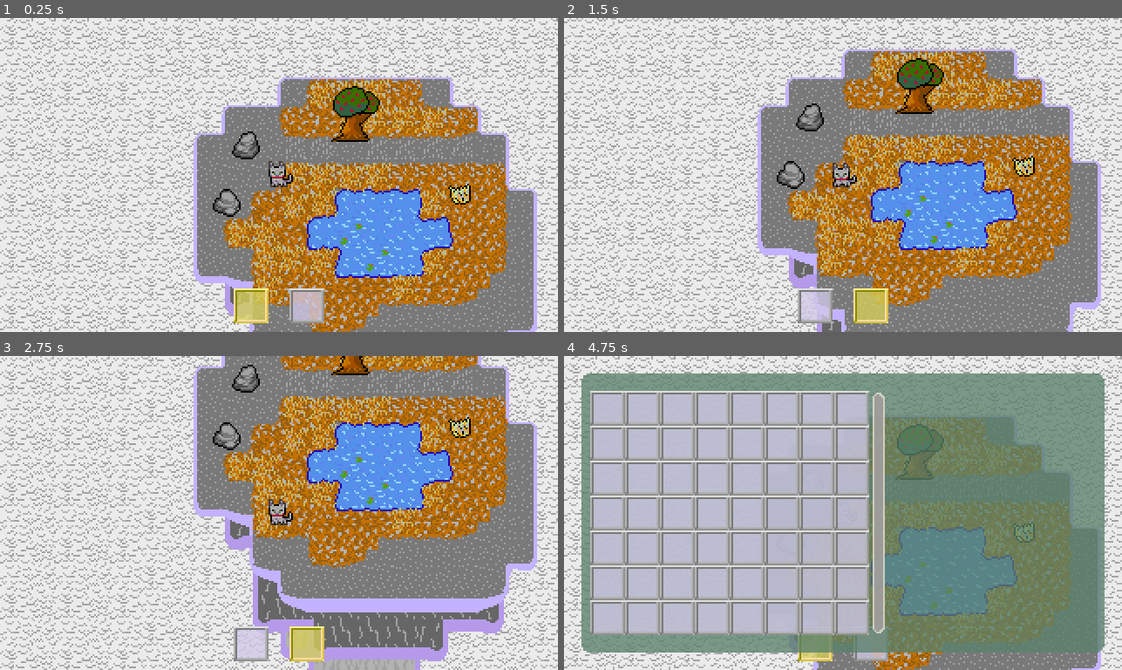
Above: before the commit, frames 1-4 (two rows, left to right).
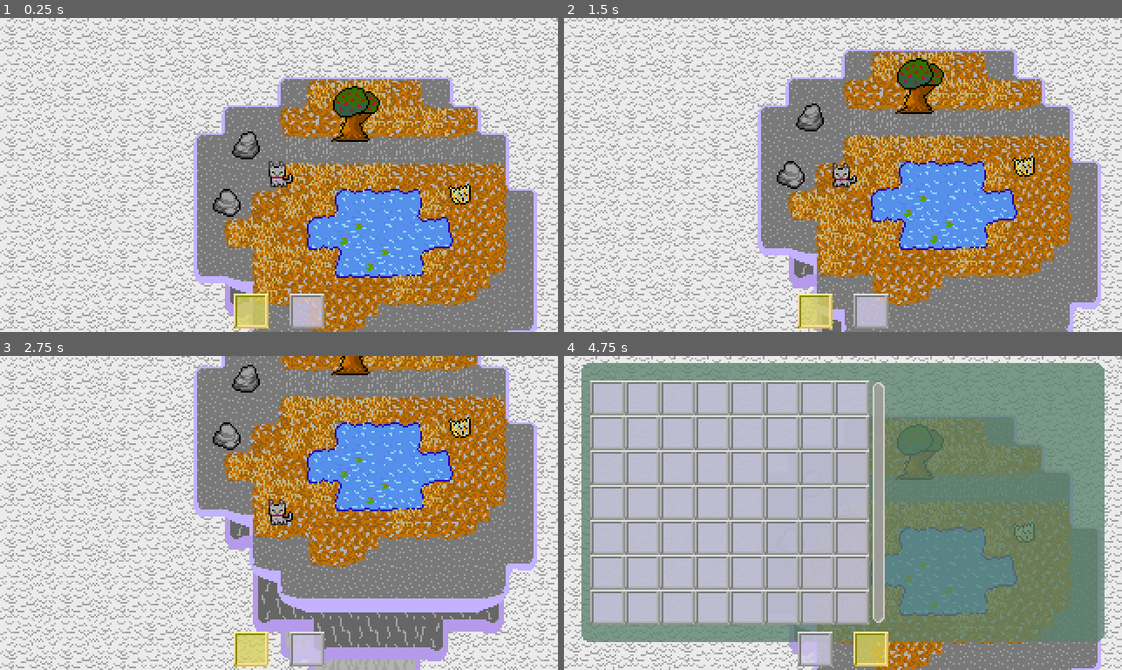
Above: after the commit, the same moments.

Repository: Tsunami014/SkyIslands
Game: Godot game, scene res://Main.tscn
Same seed, same stepped clock (60 frames per second), same inputs: the game is played once before the commit and once after it.
Inputs:
- Up to frame 1 (0.25 s): no input
- Up to frame 2 (1.5 s): tap Enter at 0.5 s; hold 2 (hotbar_right, bound only after the commit) 0.53-1.28 s; tap Tab (change_hotbar, bound only before the commit) at 0.6 s; tap Space (collect) at 0.8, 1.25, 1.35 s; hold Down (move_down) from 1.28 s (still down)
- Up to frame 3 (2.75 s): tap Tab (change_hotbar, bound only before the commit) at 1.55, 2.1 s; release Down (move_down) at 2.03 s; hold 2 (hotbar_right, bound only after the commit) from 2.03 s (still down); tap Space (collect) at 2.3 s
- Up to frame 4 (4.75 s): tap Enter at 2.75 s; release 2 (hotbar_right, bound only after the commit) at 2.78 s; hold Up (move_up) 2.78-3.53 s; tap Space (collect) at 2.85, 3.8 s; tap Tab (change_hotbar, bound only before the commit) at 3.05, 4.55 s; hold 1 (hotbar_left, bound only after the commit) from 3.53 s (still down); tap Alt at 3.6 s; tap E (inventory) at 4.15 s; tap Shift at 4.35 s

The runs differ from the first frame. In frame 1, 0.6% of the frame differs, in the area x 41-59%, y 86-99%; in frame 2, 1.5%; in frame 3, 1.6%; in frame 4, 22%, in the area x 3-97%, y 2-99%.

Commit message:
Made the hotbar user selectable!

Diff:
--- a/game/Main.tscn
+++ b/game/Main.tscn
@@ -59,14 +59,6 @@
 [sub_resource type="RectangleShape2D" id="RectangleShape2D_20pc6"]
 size = Vector2(14, 14)
 
-[sub_resource type="AtlasTexture" id="AtlasTexture_wkp8b"]
-atlas = ExtResource("8_trn2v")
-region = Rect2(0, 0, 20, 20)
-
-[sub_resource type="AtlasTexture" id="AtlasTexture_20pc6"]
-atlas = ExtResource("8_trn2v")
-region = Rect2(0, 0, 20, 20)
-
 [sub_resource type="StyleBoxFlat" id="StyleBoxFlat_wkp8b"]
 bg_color = Color(0.3529412, 0.5058824, 0.41960785, 0.78431374)
 corner_radius_top_left = 6
@@ -114,6 +106,14 @@
 atlas = ExtResource("11_20pc6")
 region = Rect2(0, 0, 16, 16)
 
+[sub_resource type="AtlasTexture" id="AtlasTexture_wkp8b"]
+atlas = ExtResource("8_trn2v")
+region = Rect2(0, 0, 20, 20)
+
+[sub_resource type="AtlasTexture" id="AtlasTexture_20pc6"]
+atlas = ExtResource("8_trn2v")
+region = Rect2(0, 0, 20, 20)
+
 [node name="Node2D" type="Node2D"]
 
 [node name="CloudBg" type="Parallax2D" parent="."]
@@ -206,36 +206,6 @@
 
 [node name="Camera2D" type="Camera2D" parent="Player"]
 position = Vector2(-1, 1)
-
-[node name="Container" type="Control" parent="Player/Camera2D"]
-layout_mode = 3
-anchors_preset = 8
-anchor_left = 0.5
-anchor_top = 0.5
-anchor_right = 0.5
-anchor_bottom = 0.5
-offset_top = 85.0
-offset_bottom = 85.0
-grow_horizontal = 2
-grow_vertical = 2
-
-[node name="Hotbar" type="TextureRect" parent="Player/Camera2D/Container"]
-layout_mode = 0
-offset_left = -26.0
-offset_top = -20.0
-offset_right = -6.0
-texture = SubResource("AtlasTexture_wkp8b")
-script = ExtResource("9_wkp8b")
-metadata/_custom_type_script = "uid://bpfh1gnb20nrk"
-
-[node name="Hotbar2" type="TextureRect" parent="Player/Camera2D/Container"]
-layout_mode = 0
-offset_left = 6.0
-offset_top = -20.0
-offset_right = 26.0
-texture = SubResource("AtlasTexture_20pc6")
-script = ExtResource("9_wkp8b")
-metadata/_custom_type_script = "uid://bpfh1gnb20nrk"
 
 [node name="Inventory" type="Panel" parent="Player/Camera2D"]
 unique_name_in_owner = true
@@ -245,9 +215,9 @@
 anchor_right = 0.5
 anchor_bottom = 0.5
 offset_left = -150.0
-offset_top = -80.0
+offset_top = -86.0
 offset_right = 150.0
-offset_bottom = 80.0
+offset_bottom = 74.0
 grow_horizontal = 2
 grow_vertical = 2
 theme_override_styles/panel = SubResource("StyleBoxFlat_wkp8b")
@@ -289,9 +259,9 @@
 [node name="Preview" type="Panel" parent="Player/Camera2D/Inventory"]
 layout_mode = 0
 offset_left = 179.0
-offset_top = 3.0
+offset_top = 6.0
 offset_right = 297.0
-offset_bottom = 157.0
+offset_bottom = 154.0
 theme_override_styles/panel = SubResource("StyleBoxFlat_c6i3y")
 
 [node name="Img" type="TextureRect" parent="Player/Camera2D/Inventory/Preview"]
@@ -303,6 +273,36 @@
 offset_bottom = 19.0
 scale = Vector2(2, 2)
 texture = SubResource("AtlasTexture_c6i3y")
+
+[node name="Container" type="Control" parent="Player/Camera2D"]
+layout_mode = 3
+anchors_preset = 8
+anchor_left = 0.5
+anchor_top = 0.5
+anchor_right = 0.5
+anchor_bottom = 0.5
+offset_top = 88.0
+offset_bottom = 88.0
+grow_horizontal = 2
+grow_vertical = 2
+
+[node name="Hotbar" type="TextureRect" parent="Player/Camera2D/Container"]
+layout_mode = 0
+offset_left = -26.0
+offset_top = -20.0
+offset_right = -6.0
+texture = SubResource("AtlasTexture_wkp8b")
+script = ExtResource("9_wkp8b")
+metadata/_custom_type_script = "uid://bpfh1gnb20nrk"
+
+[node name="Hotbar2" type="TextureRect" parent="Player/Camera2D/Container"]
+layout_mode = 0
+offset_left = 6.0
+offset_top = -20.0
+offset_right = 26.0
+texture = SubResource("AtlasTexture_20pc6")
+script = ExtResource("9_wkp8b")
+metadata/_custom_type_script = "uid://bpfh1gnb20nrk"
 
 [connection signal="body_entered" from="Map/Rock" to="Map/Rock" method="_on_body_entered"]
 [connection signal="body_exited" from="Map/Rock" to="Map/Rock" method="_on_body_exited"]
--- a/game/collect.gd
+++ b/game/collect.gd
@@ -22,7 +22,7 @@
 		for body in bodies:
 			if body is Player:
 				done = true
-				Items.inventory.append(item)
+				Items.addToInv(item)
 				Items.inventoryUpdate.emit()
 				if hide:
 					$Img.hide()
--- a/game/hotbar.gd
+++ b/game/hotbar.gd
@@ -9,9 +9,8 @@
 const SHADER = preload("res://outline.gdshader")
 func _ready() -> void:
 	if !Engine.is_editor_hint():
-		index = Items.maxHotbar
-		Items.maxHotbar = index + 1
-
+		index = len(Items.hotbars)
+		Items.hotbars.append("")
 		Items.hotbarUpdate.connect(updateImg)
 
 	texture = AtlasTexture.new()
@@ -35,8 +34,9 @@
 func updateImg() -> void:
 	texture.region = Rect2(20 if Items.hotbarSel == index else 0, 0, 20, 20)
 
-	if Items.inventory.size() <= index:
+	var it = Items.hotbars[index]
+	if it == "":
 		$Image.hide()
 	else:
-		$Image.texture.region = Items.getImgRegion(Items.inventory[index])
+		$Image.texture.region = Items.getImgRegion(it)
 		$Image.show()
--- a/game/inventory.gd
+++ b/game/inventory.gd
@@ -54,10 +54,30 @@
 		int(cursPos / max_wid) * 20
 	))
 
+
 	if Input.is_action_just_pressed("collect"):
 		inv[cursPos].select = not inv[cursPos].select
+	$Preview/Img.texture.region = inv[cursPos].texture.region
 
-	$Preview/Img.texture.region = inv[cursPos].texture.region
+
+	var change = false
+	if Input.is_action_just_pressed("hotbar_left"):
+		Items.hotbarSel = 0
+		Items.hotbars[0] = inv[cursPos].nam
+		change = true
+	if Input.is_action_just_pressed("hotbar_right"):
+		Items.hotbarSel = len(Items.hotbars)-1
+		Items.hotbars[Items.hotbarSel] = inv[cursPos].nam
+		Items.hotbarUpdate.emit()
+		change = true
+
+	for i in range(len(Items.hotbars)):
+		if Items.hotbars[i] not in Items.inventory:
+			Items.hotbars[i] = ""
+			change = true
+
+	if change:
+		Items.hotbarUpdate.emit()
 
 
 func _update() -> void:
--- a/game/inventoryItem.gd
+++ b/game/inventoryItem.gd
@@ -6,7 +6,7 @@
 @export var nam: String:
 	set(newnam):
 		if is_node_ready() and newnam != nam:
-			texture.region = Items.getImgRegion(nam)
+			texture.region = Items.getImgRegion(newnam)
 		nam = newnam
 var select: bool = false:
 	set(val):
--- a/game/items.gd
+++ b/game/items.gd
@@ -3,9 +3,9 @@
 signal inventoryUpdate()
 signal hotbarUpdate()
 
-static var inventory: Array = []
-static var hotbarSel: int = 0
-static var maxHotbar: int = 0
+var inventory: Array = []
+var hotbars: Array = []
+var hotbarSel: int = 0
 
 func getImgRegion(name: String) -> Rect2:
 	var vec = null
@@ -23,3 +23,9 @@
 
 func _ready() -> void:
 	inventoryUpdate.connect(hotbarUpdate.emit)
+
+func addToInv(nam: String) -> void:
+	inventory.append(nam)
+	inventory.sort_custom(func(a, b):
+		return a < b
+	)
--- a/game/player.gd
+++ b/game/player.gd
@@ -10,6 +10,10 @@
 	pass
 
 func _physics_process(_delta):
+	if Input.is_action_just_pressed("hotbar_toggle"):
+		Items.hotbarSel = (Items.hotbarSel + 1) % len(Items.hotbars)
+		Items.hotbarUpdate.emit()
+
 	if Input.is_action_just_pressed("inventory"):
 		inventory = not inventory
 		if inventory:
@@ -22,8 +26,11 @@
 		InventoryTick.emit()
 		return
 
-	if Input.is_action_just_pressed("change_hotbar"):
-		Items.hotbarSel = (Items.hotbarSel + 1) % Items.maxHotbar
+	if Input.is_action_just_pressed("hotbar_left"):
+		Items.hotbarSel = 0
+		Items.hotbarUpdate.emit()
+	if Input.is_action_just_pressed("hotbar_right"):
+		Items.hotbarSel = len(Items.hotbars)-1
 		Items.hotbarUpdate.emit()
 
 	var input_dir = Input.get_vector("move_left", "move_right", "move_up", "move_down")
--- a/game/project.godot
+++ b/game/project.godot
@@ -72,20 +72,30 @@
 , Object(InputEventJoypadButton,"resource_local_to_scene":false,"resource_name":"","device":-1,"button_index":0,"pressure":0.0,"pressed":false,"script":null)
 ]
 }
-change_hotbar={
-"deadzone": 0.2,
-"events": [Object(InputEventKey,"resource_local_to_scene":false,"resource_name":"","device":-1,"window_id":0,"alt_pressed":false,"shift_pressed":false,"ctrl_pressed":false,"meta_pressed":false,"pressed":false,"keycode":0,"physical_keycode":4194306,"key_label":0,"unicode":0,"location":0,"echo":false,"script":null)
-, Object(InputEventJoypadButton,"resource_local_to_scene":false,"resource_name":"","device":-1,"button_index":9,"pressure":0.0,"pressed":false,"script":null)
-, Object(InputEventJoypadButton,"resource_local_to_scene":false,"resource_name":"","device":-1,"button_index":10,"pressure":0.0,"pressed":false,"script":null)
-, Object(InputEventJoypadMotion,"resource_local_to_scene":false,"resource_name":"","device":-1,"axis":4,"axis_value":1.0,"script":null)
-, Object(InputEventJoypadMotion,"resource_local_to_scene":false,"resource_name":"","device":-1,"axis":5,"axis_value":1.0,"script":null)
-]
-}
 inventory={
 "deadzone": 0.2,
 "events": [Object(InputEventKey,"resource_local_to_scene":false,"resource_name":"","device":-1,"window_id":0,"alt_press …(192 unchanged characters)…
 , Object(InputEventJoypadButton,"resource_local_to_scene":false,"resource_name":"","device":-1,"button_index":3,"pressure":0.0,"pressed":false,"script":null)
 , Object(InputEventJoypadButton,"resource_local_to_scene":false,"resource_name":"","device":-1,"button_index":2,"pressure":0.0,"pressed":false,"script":null)
+]
+}
+hotbar_left={
+"deadzone": 0.2,
+"events": [Object(InputEventKey,"resource_local_to_scene":false,"resource_name":"","device":-1,"window_id":0,"alt_pressed":false,"shift_pressed":false,"ctrl_pressed":false,"meta_pressed":false,"pressed":false,"keycode":0,"physical_keycode":49,"key_label":0,"unicode":49,"location":0,"echo":false,"script":null)
+, Object(InputEventJoypadButton,"resource_local_to_scene":false,"resource_name":"","device":-1,"button_index":9,"pressure":0.0,"pressed":false,"script":null)
+, Object(InputEventJoypadMotion,"resource_local_to_scene":false,"resource_name":"","device":-1,"axis":4,"axis_value":1.0,"script":null)
+]
+}
+hotbar_right={
+"deadzone": 0.2,
+"events": [Object(InputEventKey,"resource_local_to_scene":false,"resource_name":"","device":-1,"window_id":0,"alt_pressed":false,"shift_pressed":false,"ctrl_pressed":false,"meta_pressed":false,"pressed":false,"keycode":0,"physical_keycode":50,"key_label":0,"unicode":50,"location":0,"echo":false,"script":null)
+, Object(InputEventJoypadButton,"resource_local_to_scene":false,"resource_name":"","device":-1,"button_index":10,"pressure":0.0,"pressed":false,"script":null)
+, Object(InputEventJoypadMotion,"resource_local_to_scene":false,"resource_name":"","device":-1,"axis":5,"axis_value":1.0,"script":null)
+]
+}
+hotbar_toggle={
+"deadzone": 0.2,
+"events": [Object(InputEventKey,"resource_local_to_scene":false,"resource_name":"","device":-1,"window_id":0,"alt_pressed":false,"shift_pressed":false,"ctrl_pressed":false,"meta_pressed":false,"pressed":false,"keycode":0,"physical_keycode":4194306,"key_label":0,"unicode":0,"location":0,"echo":false,"script":null)
 ]
 }
 
